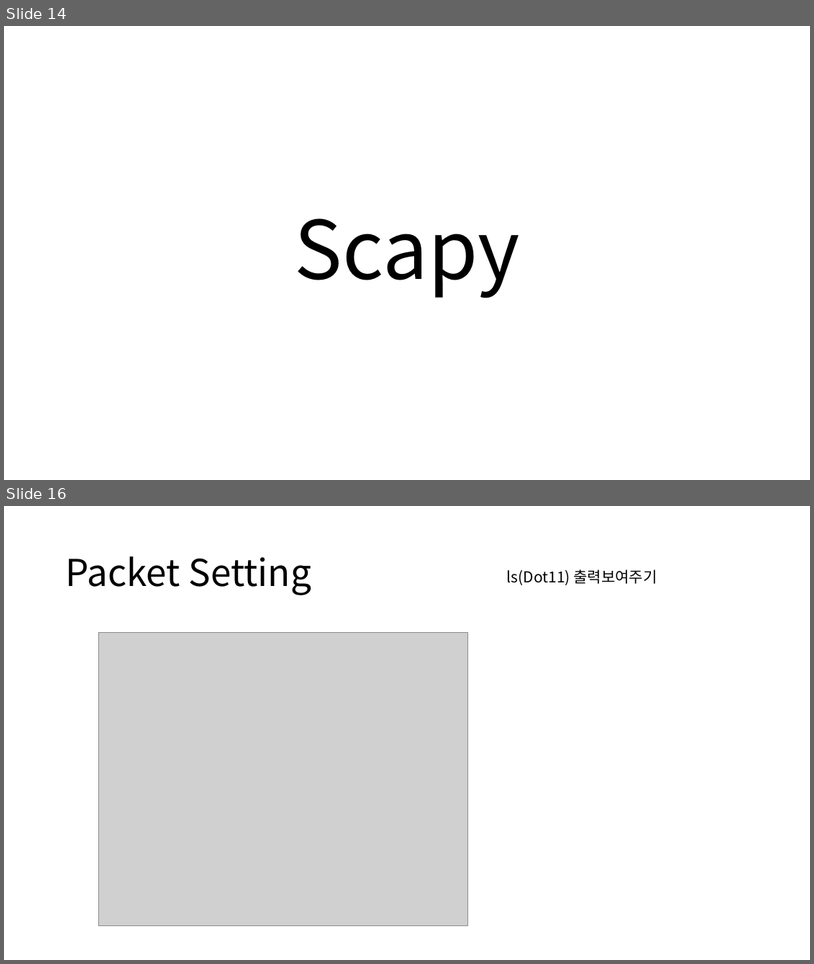
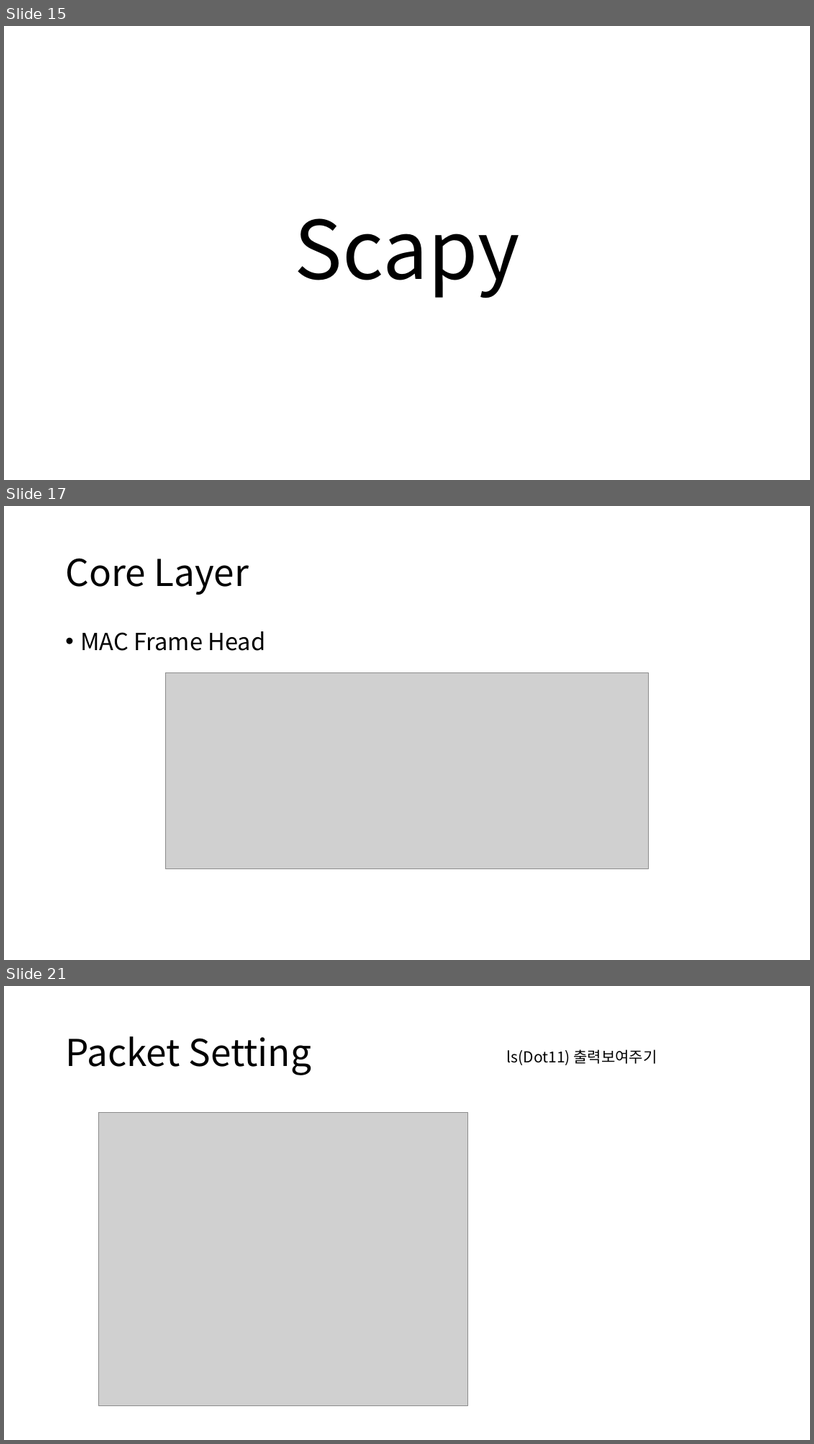
Before and after one commit to gunwooKim-Korea/network-fuzzer, a slide deck: networkfuzzer/Network fuzzer.pptx. Shown one above the other, each under a label of ours: slides 14 and 16 before the commit, slides 15, 17 and 21 after it; the slides between them are not shown. The pictures are 814x964 and 814x1444 pixels, drawn with LibreOffice and Linux fonts; fonts in the diff are those of the drawing; grey boxes stand for pictures. Boxes give left, top, right and bottom in pixels: in the first picture for what was removed or moved away, otherwise in the second. Text is boxed around its words. In the diff, an @@ line names an element or a change of style, - is before the commit and + after.

```diff
--- a/networkfuzzer/Network fuzzer.pptx
+++ b/networkfuzzer/Network fuzzer.pptx
@@ slide 17 added at <box>4,506,810,960</box>, background #FFFFFF @@
@@ title added at <box>65,558,250,595</box>, 44 pt, text #000000 @@
+Core Layer
@@ text added at <box>80,631,265,651</box>, 28 pt, text #000000 @@
+• MAC Frame Head
@@ picture added at <box>166,673,649,869</box> @@
@@ what was slide 14 is now slide 15 @@
@@ what was slide 16 is now slide 21 @@
```
Also in this commit, not shown: 2 slides changed, 19 other slides added.
